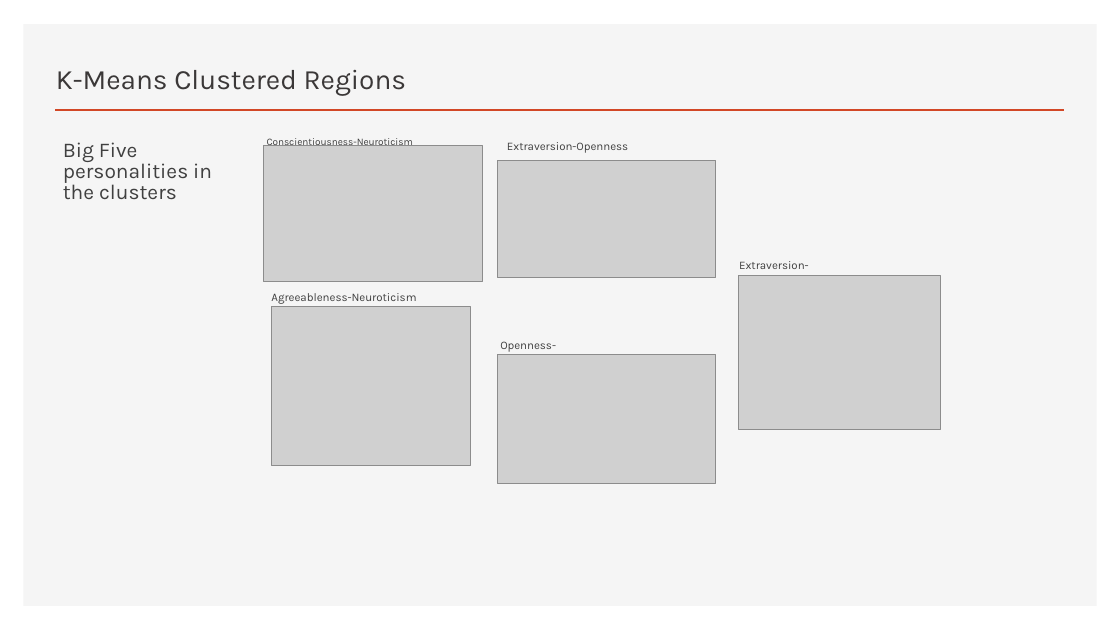
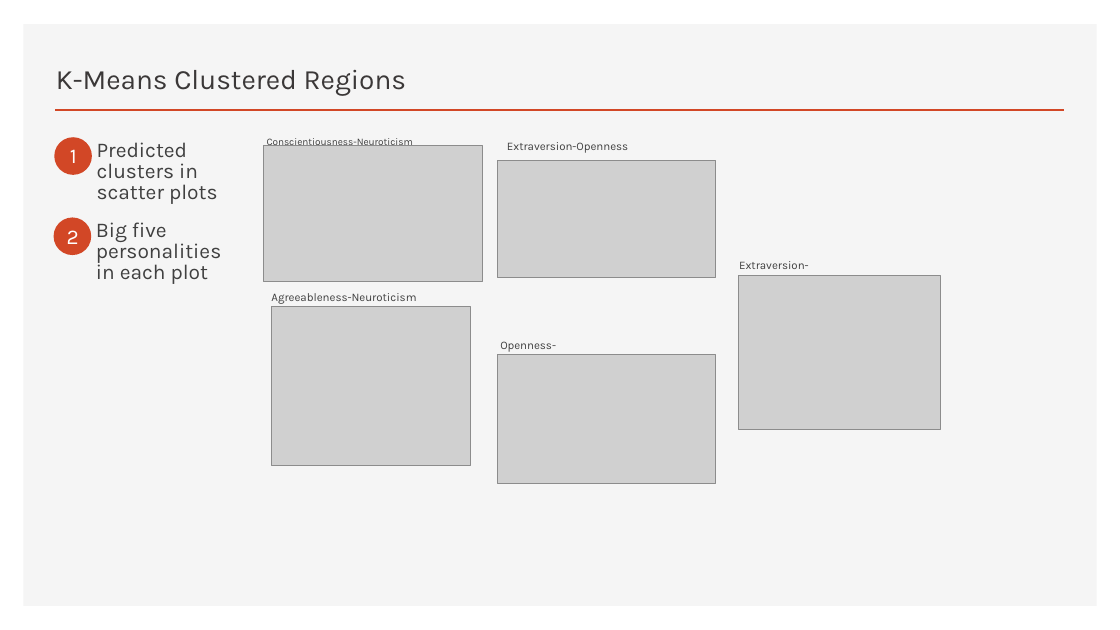
Before and after one commit to damuakula/FinalProject, a slide deck: slide 7 of PyschRegionsUS.pptx. Drawn at 1120x630 pixels with LibreOffice and Linux fonts; fonts in the diff are those of the drawing; grey boxes stand for pictures. Boxes give left, top, right and bottom in pixels: in the first picture for what was removed or moved away, otherwise in the second. Text is boxed around its words. In the diff, an @@ line names an element or a change of style, - is before the commit and + after.

```diff
--- a/PyschRegionsUS.pptx
+++ b/PyschRegionsUS.pptx
@@ ellipse added at (55,137,92,175), fill #D24726 @@
@@ text added at (70,149,77,163), 18 pt, text #FFFFFF @@
+1
@@ text at (97,142,218,204): text changed @@
-Big Five personalities in the clusters
+Predicted clusters in scatter plots
@@ ellipse added at (54,218,92,255), fill #D24726 @@
@@ text added at (67,230,79,244), 18 pt, text #FFFFFF @@
+2
@@ text added at (96,222,221,284), 18 pt, text #404040 @@
+Big five personalities in each plot
```
Also in this commit, not shown: 9 other slides changed, 1 slide removed, 1 other file.
